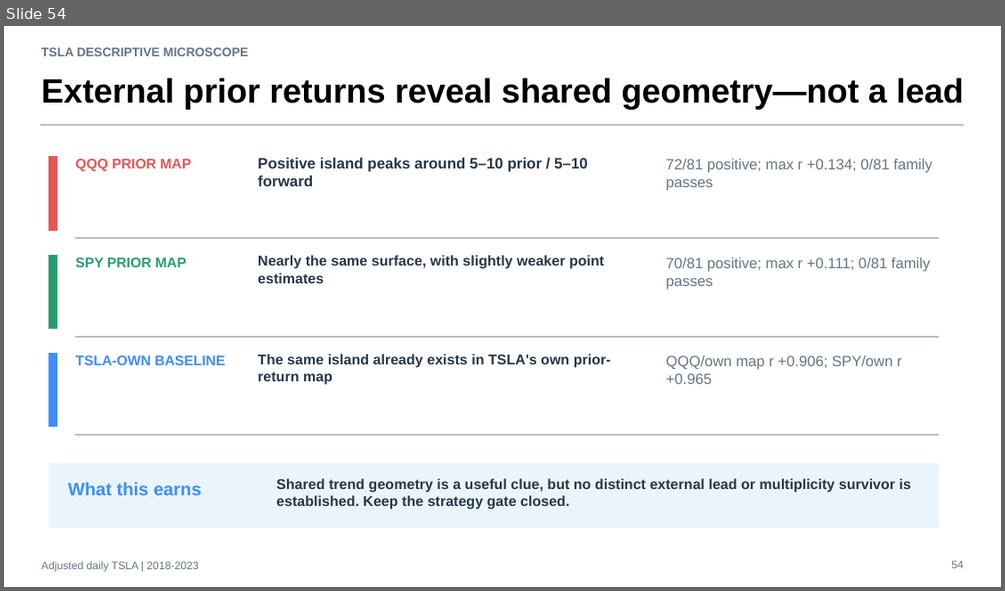
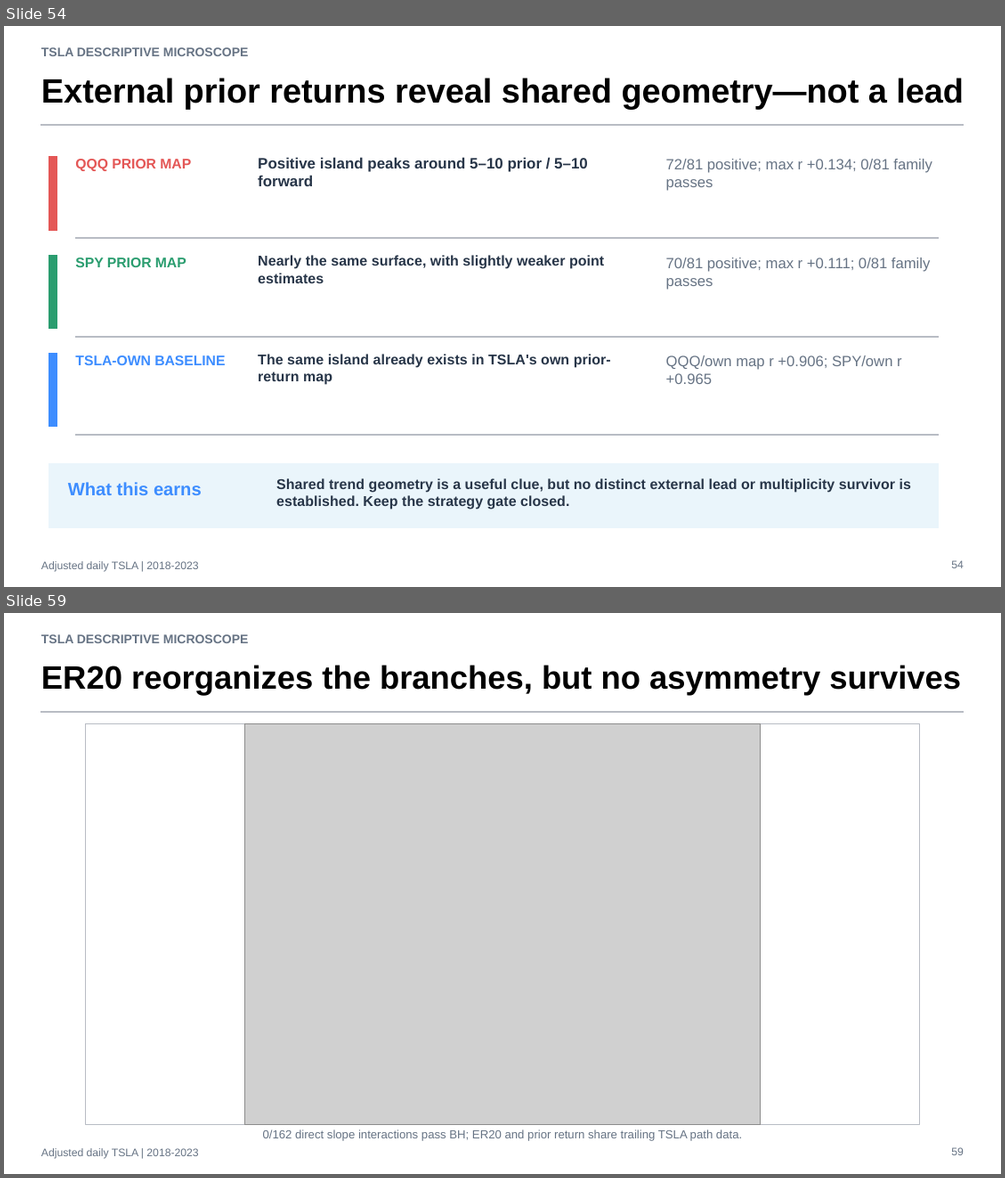
Before and after one commit to Francisc0Franc0/Time-Series-Modeling-Gen5, a slide deck: operator_hypothesis_lab/presentations/tsla_descriptive_microscope_evidence.pptx. Shown one above the other, each under a label of ours: slide 54 before the commit, slides 54 and 59 after it; the slides between them are not shown. The pictures are 1005x591 and 1005x1178 pixels, drawn with LibreOffice and Linux fonts; fonts in the diff are those of the drawing; grey boxes stand for pictures. Boxes give left, top, right and bottom in pixels: in the first picture for what was removed or moved away, otherwise in the second. Text is boxed around its words. In the diff, an @@ line names an element or a change of style, - is before the commit and + after.

Commit message:
Add TSLA prior-return sign asymmetry study

```diff
--- a/operator_hypothesis_lab/presentations/tsla_descriptive_microscope_evidence.pptx
+++ b/operator_hypothesis_lab/presentations/tsla_descriptive_microscope_evidence.pptx
@@ slide 59 added at <box>4,613,1001,1174</box>, background #FFFFFF @@
@@ text added at <box>41,634,249,643</box>, 12 pt, text #667384, bold @@
+TSLA DESCRIPTIVE MICROSCOPE
@@ text added at <box>41,665,961,695</box>, 31.3 pt, text #000000, bold @@
+ER20 reorganizes the branches, but no asymmetry survives
@@ rectangle added at <box>41,711,963,713</box>, fill #B8BCC4, outline #B8BCC4 0 pt @@
@@ rectangle added at <box>86,723,919,1125</box>, fill #FFFFFF, outline #B8BCC4 0.75 pt @@
@@ picture added at <box>245,723,760,1125</box> @@
@@ text added at <box>263,1129,742,1141</box>, 11.2 pt, text #667384 @@
+0/162 direct slope interactions pass BH; ER20 and prior return share trailing TSLA path data.
@@ text added at <box>41,1148,198,1159</box>, 10.5 pt, text #667384 @@
+Adjusted daily TSLA | 2018-2023
@@ text added at <box>951,1147,963,1155</box>, 10.5 pt, text #667384 @@
+59
```
Also in this commit, not shown: 6 other slides added, 4 other files.
